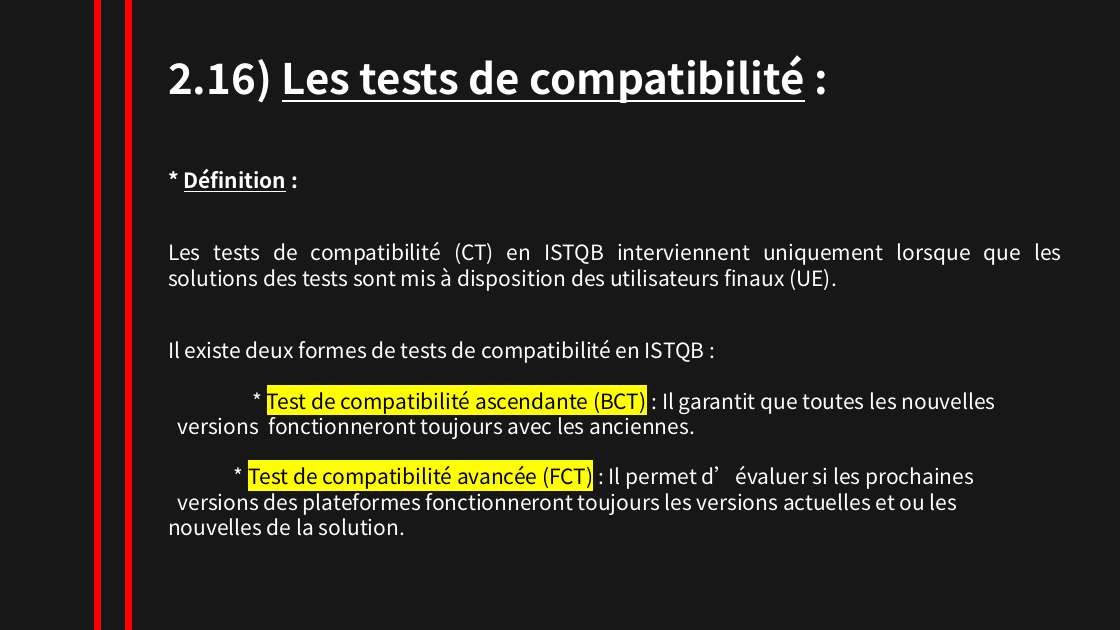
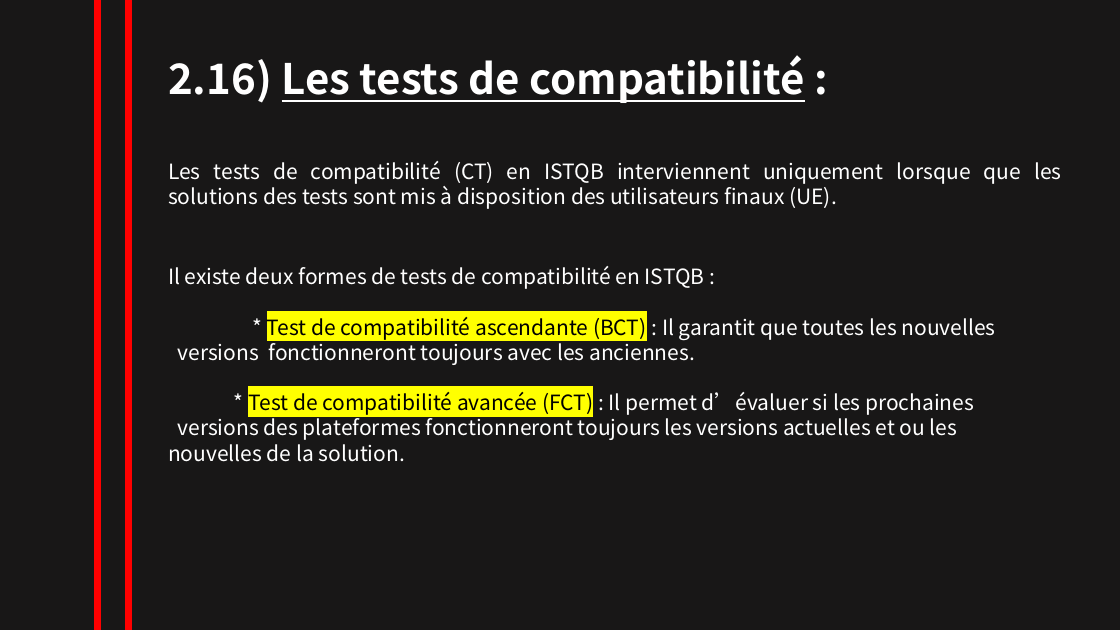
Before and after one commit to NesrineZitouni11/nesrine_zitouni, a slide deck: slide 27 of TRAVAUX/powerpointRevisionISTQB.pptx. Drawn at 1120x630 pixels with LibreOffice and Linux fonts; fonts in the diff are those of the drawing. Boxes give left, top, right and bottom in pixels: in the first picture for what was removed or moved away, otherwise in the second. Text is boxed around its words. In the diff, an @@ line names an element or a change of style, - is before the commit and + after.

```diff
--- a/TRAVAUX/powerpointRevisionISTQB.pptx
+++ b/TRAVAUX/powerpointRevisionISTQB.pptx
@@ text "Les tests de compatibilité (CT) ...": place and size @@
-text "Les tests de compatibilité (CT) ..." at (168,242,1061,291)
+text "Les tests de compatibilité (CT) ..." at (168,161,1061,209)
@@ text removed at (184,169,287,192) @@
-* Définition :
@@ text "Il existe deux formes de ...": place and size @@
-text "Il existe deux formes de ..." at (168,340,996,536)
+text "Il existe deux formes de ..." at (168,266,996,462)
```
Also in this commit, not shown: 11 other slides changed, 6 slides added, 1 slide removed.
